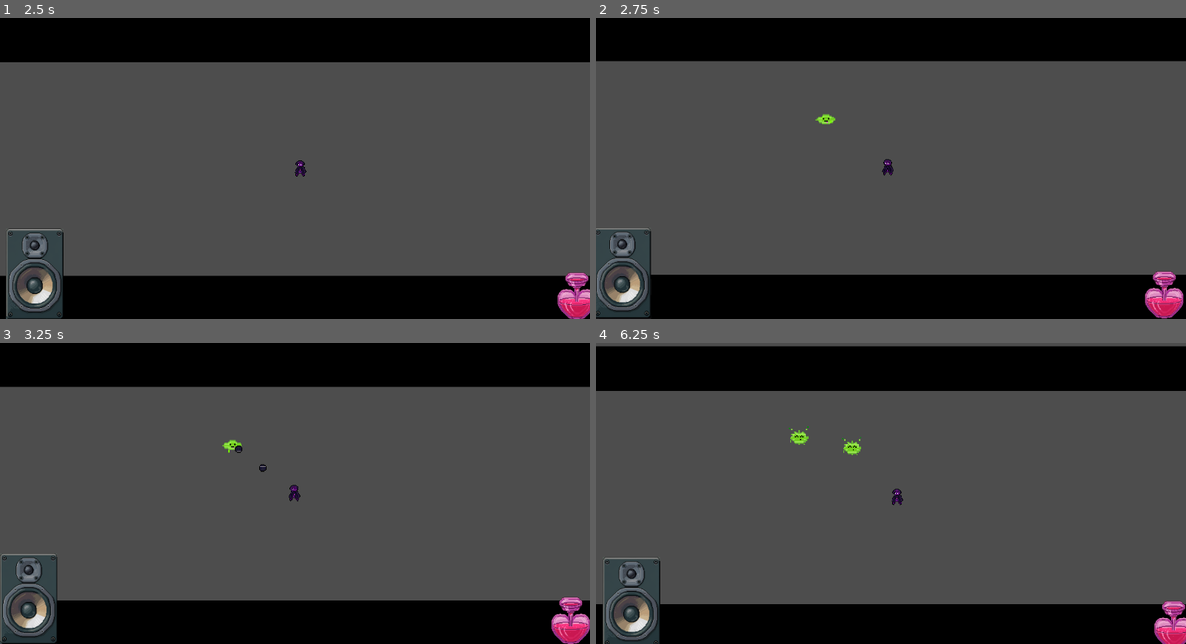
Above: before the commit, frames 1-4 (two rows, left to right).
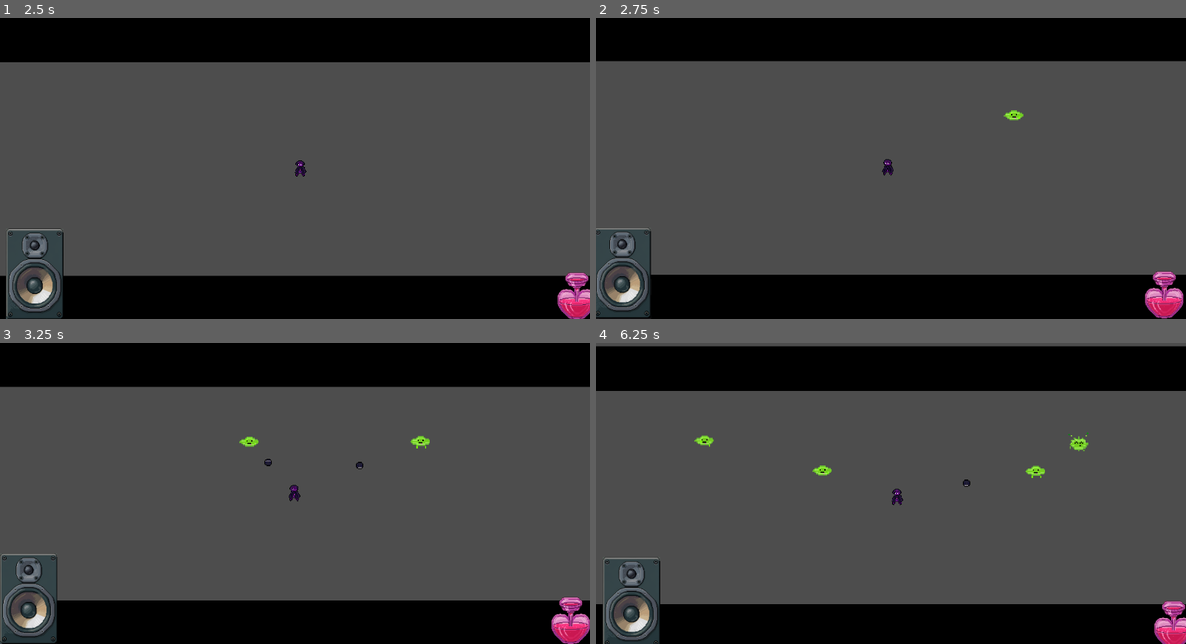
Above: after the commit, the same moments.

Repository: Raconteur37/Rhythm-Runner
Game: Godot game, scene res://Scenes/game.tscn
Two runs of this game, one before a commit and one after it. Both use one fixed random seed, a clock stepped at 60 frames per second and the inputs below.
Inputs:
- Up to frame 1 (2.5 s): tap Enter at 0.5 s; tap Space at 0.6, 0.77, 1.07, 1.35, 1.52, 1.82, 2.1 s
- Up to frame 2 (2.75 s): no input
- Up to frame 3 (3.25 s): tap Space at 2.85, 3.02 s
- Up to frame 4 (6.25 s): tap Space at 3.32, 3.6, 3.77, 4.07, 4.35, 4.52, 4.82, 5.1, 5.85, 6.02 s

Frame 1 is identical in both runs. In frame 2, 0.2% of the frame differs, in the area x 37-73%, y 30-36%; in frame 3, 0.3%; in frame 4, 0.6%, in the area x 16-84%, y 27-48%.

Commit message:
Changed logic to prevent crashes

Diff:
--- a/BassProjectile.gd
+++ b/BassProjectile.gd
@@ -10,7 +10,8 @@
 func _physics_process(delta):
 	position += varVelocity * (delta * SPEED)
 
-	if position.distance_to(target.global_position) < 5:
-		get_parent().find_child("WaveManager").removeAliveEnemyFromList(target)
-		target.onDeath()
-		queue_free()
+	if (is_instance_valid(target)):
+		if position.distance_to(target.global_position) < 5:
+			get_parent().find_child("WaveManager").removeAliveEnemyFromList(target)
+			target.onDeath()
+			queue_free()
--- a/Scenes/Camera2D.gd
+++ b/Scenes/Camera2D.gd
@@ -27,6 +27,8 @@
 		trauma = max(trauma - decay * delta, 0)
 		beatShake()
 
+
+
 func add_trauma(amount : float) -> void:
 	trauma = min(trauma + amount, 1.0)
 
--- a/Scenes/CharacterScenes/sentient_acid_puddle.tscn
+++ b/Scenes/CharacterScenes/sentient_acid_puddle.tscn
@@ -95,6 +95,7 @@
 visibility_layer = 3
 position = Vector2(992, 421)
 scale = Vector2(2, 2)
+collision_mask = 0
 script = ExtResource("1_nwfai")
 
 [node name="AnimatedSprite2D" type="AnimatedSprite2D" parent="."]
--- a/Scenes/WaveManager.gd
+++ b/Scenes/WaveManager.gd
@@ -10,14 +10,15 @@
 var enemiesAlive = []
 
 func removeAliveEnemyFromList(enemy : CharacterBody2D):
-	enemiesAlive.remove_at(enemiesAlive.find(enemy))
+	if (enemiesAlive.find(enemy) >= 0):
+		enemiesAlive.remove_at(enemiesAlive.find(enemy))
 
 func fillMap(floor : int, wave : int):
 
 	if (floor == 1):
 		match wave:
 			1:
-				enemyMap = {"AcidPuddle" : 5}
+				enemyMap = {"AcidPuddle" : 20}
 
 
 func spawnEnemiesFromMap(amount : int):
@@ -42,16 +43,17 @@
 			add_child(enemy)
 
 func generateRandomObsticlePosition():
-	var aPosition = Vector2(randf_range(100,500),randf_range(100,500))
+	var aPosition = Vector2(randf_range(-20,1300),randf_range(85,500))
 	return aPosition
 
 func getClosestEnemyFromSprite(sprite : CharacterBody2D):
 	var distance = 999999
 	var enemy = null
 	for x in enemiesAlive:
-		if (sprite.global_position.distance_to(x.global_position) < distance):
-			distance = sprite.global_position.distance_to(x.global_position)
-			enemy = x
+		if (is_instance_valid(x)):
+			if (sprite.global_position.distance_to(x.global_position) < distance):
+				distance = sprite.global_position.distance_to(x.global_position)
+				enemy = x
 	if (enemy == null):
 		print("No enemies around")
 		return 0
--- a/Scenes/game.tscn
+++ b/Scenes/game.tscn
@@ -83,6 +83,7 @@
 
 [node name="WaveManager" type="Node2D" parent="."]
 script = ExtResource("2_g4bhq")
+spawnTime = 0.5
 
 [node name="EnemySpawnTimer" type="Timer" parent="WaveManager"]
 wait_time = 2.5
--- a/Scripts/player.gd
+++ b/Scripts/player.gd
@@ -4,6 +4,8 @@
 
 @onready var main = get_tree().get_root()
 @onready var projectile = preload("res://Scenes/bass_projectile.tscn")
+
+var immune : bool
 
 func _physics_process(delta): #Movement
 	var input_vector = Vector2.ZERO
@@ -18,7 +20,25 @@
 	move_and_slide()
 
 
+	for enemy in $"../WaveManager".enemiesAlive:
+		if (is_instance_valid(enemy)):
+			if position.distance_to(enemy.global_position) < 40 and immune != true:
+				wasHit()
+
+
+
+func wasHit():
+	immune = true
+	$"../GameCamera".add_trauma(.8)
+	# play other animation
+	# play sound effect
+	await get_tree().create_timer(2).timeout
+	immune = false
+
+
 func attack(): # Attack function...will change with multiple weapons
+
+	#print($"../WaveManager".enemiesAlive)
 
 	var waveManager = $"../WaveManager"
 
--- /dev/null
+++ b/default_bus_layout.tres
@@ -0,0 +1,3 @@
+[gd_resource type="AudioBusLayout" format=3 uid="uid://bjagtv8nsigfb"]
+
+[resource]
